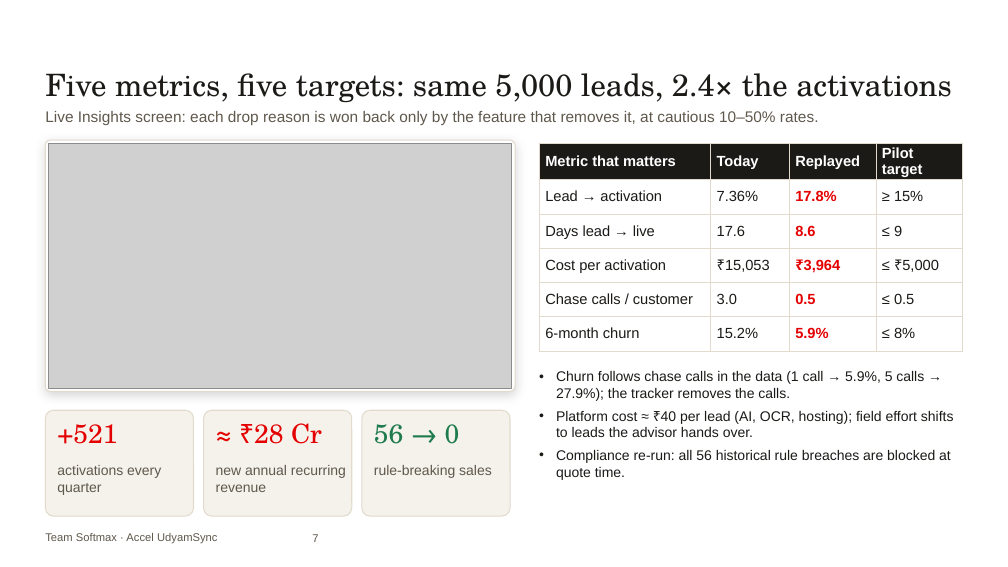
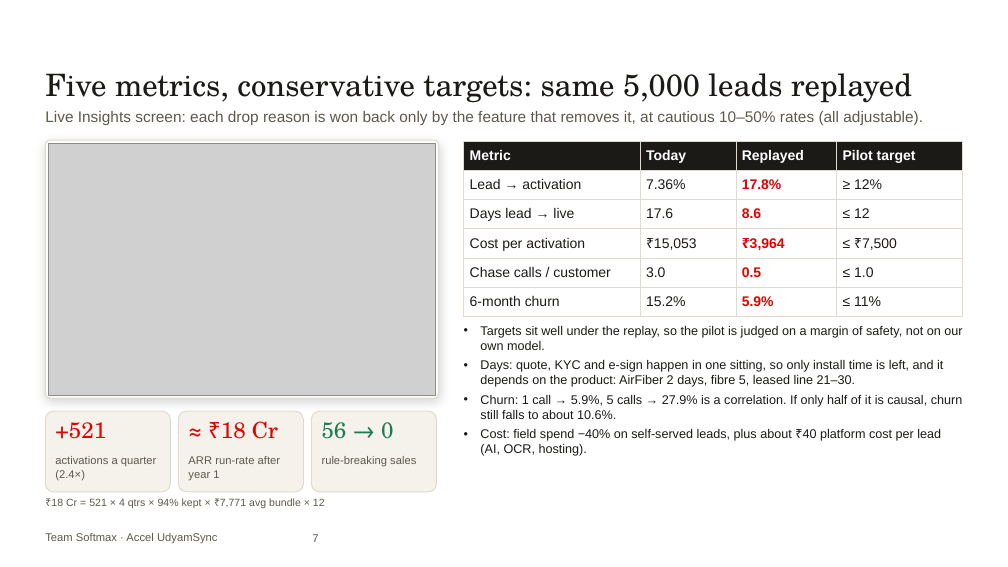
Before and after one commit to ac265640/UdyamSync, a slide deck: slide 7 of submission/UdyamSync_Submission.pptx. Drawn at 1008x567 pixels with LibreOffice and Linux fonts; fonts in the diff are those of the drawing; grey boxes stand for pictures; background and template pictures are left out. Boxes give left, top, right and bottom in pixels: in the first picture for what was removed or moved away, otherwise in the second. Text is boxed around its words. In the diff, an @@ line names an element or a change of style, - is before the commit and + after.

```diff
--- a/submission/UdyamSync_Submission.pptx
+++ b/submission/UdyamSync_Submission.pptx
@@ text at [45,73,912,103]: text changed @@
-Five metrics, five targets: same 5,000 leads, 2.4× the activations
+Five metrics, conservative targets: same 5,000 leads replayed
@@ text at [45,111,923,125]: text changed @@
-Live Insights screen: each drop reason is won back only by the feature that removes it, at cautious 10–50% rates.
+Live Insights screen: each drop reason is won back only by the feature that removes it, at cautious 10–50% rates (all adjustable).
@@ rounded rectangle: place and size @@
-rounded rectangle at [45,140,515,391]
+rounded rectangle at [45,140,438,398]
@@ picture: place and size @@
-picture at [48,143,512,388]
+picture at [48,143,435,395]
@@ table at [464,141,963,310] @@
-row 1, column 1: Metric that matters
+row 1, column 1: Metric
-row 2, column 4: ≥ 15%
+row 2, column 4: ≥ 12%
-row 3, column 4: ≤ 9
+row 3, column 4: ≤ 12
-row 4, column 4: ≤ ₹5,000
+row 4, column 4: ≤ ₹7,500
-row 5, column 4: ≤ 0.5
+row 5, column 4: ≤ 1.0
-row 6, column 4: ≤ 8%
+row 6, column 4: ≤ 11%
@@ size 10.5 to 10 pt in "Today", "Replayed", "Pilot target", "Lead → activation" and 14 more places @@
@@ table: place and size @@
-table at [539,143,963,342]
+table at [464,141,963,310]
@@ text added at [480,326,963,456], 9 pt, text #1B1A17 @@
+• Targets sit well under the replay, so the pilot is judged on a margin of safety, not on our own model.
+• Days: quote, KYC and e-sign happen in one sitting, so only install time is left, and it depends on the product: AirFiber 2 days, fibre 5, leased line 21–30.
+• Churn: 1 call → 5.9%, 5 calls → 27.9% is a correlation. If only half of it is causal, churn still falls to about 10.6%.
+• Cost: field spend −40% on self-served leads, plus about ₹40 platform cost per lead (AI, OCR, hosting).
@@ text removed at [556,371,954,480] @@
-• Churn follows chase calls in the data (1 call → 5.9%, 5 calls → 27.9%); the tracker removes the calls.
-• Platform cost ≈ ₹40 per lead (AI, OCR, hosting); field effort shifts to leads the advisor hands over.
-• Compliance re-run: all 56 historical rule breaches are blocked at quote time.
@@ rounded rectangle: place and size @@
-rounded rectangle at [45,410,194,516]
+rounded rectangle at [45,411,170,492]
@@ text "+521" at [55,422,106,439]: size 19 to 16 pt @@
@@ rounded rectangle: place and size @@
-rounded rectangle at [204,410,352,516]
+rounded rectangle at [178,411,303,492]
@@ proportions changed in 3 elements at [45,411,170,492], [178,411,303,492], [311,411,436,492] @@
@@ rounded rectangle: place and size @@
-rounded rectangle at [362,410,510,516]
+rounded rectangle at [311,411,436,492]
@@ text "56 → 0" at [322,422,393,439]: size 19 to 16 pt @@
@@ text "56 → 0": place and size @@
-text "56 → 0" at [374,424,460,444]
+text "56 → 0" at [322,422,393,439]
@@ text at [221,421,278,439]: text changed; size 19 to 16 pt @@
-≈ ₹28 Cr
+≈ ₹18 Cr
@@ text at [55,456,157,480]: text changed; size 10 to 8 pt @@
-activations every quarter
+activations a quarter (2.4×)
@@ text at [188,456,280,480]: text changed; size 10 to 8 pt @@
-new annual recurring revenue
+ARR run-rate after year 1
@@ text "rule-breaking sales": place and size @@
-text "rule-breaking sales" at [374,465,492,478]
+text "rule-breaking sales" at [322,456,416,467]
@@ text "rule-breaking sales" at [322,456,416,467]: size 10 to 8 pt @@
@@ text added at [51,498,325,508], 7.5 pt, text #5F584C @@
+₹18 Cr = 521 × 4 qtrs × 94% kept × ₹7,771 avg bundle × 12
```
Also in this commit, not shown: 7 other slides changed, 1 slide added, 1 slide removed, 16 other files.
